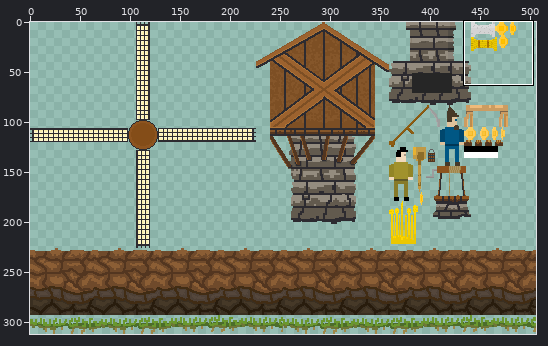
Sprite sheet, stored at assets/images/assets.png. The picture above shows the old version from afar; the outline marks the close-up.
Close-up. The starting point:
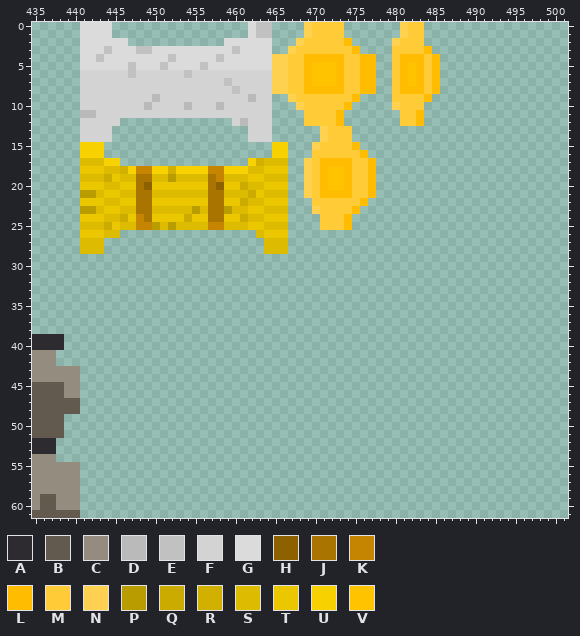
The file is 506x312 pixels. Colours within 5 levels of each other are drawn and written as one. Shown: x 435..501, y 0..61. The commit also changed other parts of the picture, which this record leaves out.
Palette (. is transparent): A #2d2b30  B #625a4e  C #948c7f  D #bababa  E #c1c1c1  F #d3d3d3  G #dbdbdb  H #8e6100  J #a97400  K #c58500  L #ffbc00  M #ffcb36  N #ffd150  P #b99d00  Q #cbab00  R #d1b000  S #dcbb00  T #ebc700  U #f8d100  V #ffc300
Pixels before (only the part around the change), first column x 435:
 0 ......GGGG.................GEE....NMMMM.......NMM..................
 1 ......GGGG.................GEE....NMMMM.......NMM..................
 2 ......GGGGGG............GGGGGG...NMMMMML.....NMMM..................
 3 ......GGGEGGGEEGGGGGGGGGGEGGGG..NMMMMMMML....MMMML.................
 4 ......GGEGGGGGGGGEGGGGGEGGGGGGNNMMLLLLLMMLL..MLLLML................
 5 ......GGGGGGEGGGEGGGGEGGGGGGGGNNMMLVVVLMMLL..MLVLML................
 6 ......FFFFFFEFFFFFFEFFFFFFFFFFNNMMLVVVLMMLL..MLVLML................
 7 ......FFFFFFFFFFFFFFFFFFEFFFFFNNMMLVVVLMMLL..MLVLML................
 8 ......FFFFFFFFFFFFFFFFFFFEFFFFNNMMLLLLLMMLL..MLLLML................
 9 ......FFFFFFFFFDFFFFFFFFFFFDFF..NMMMMMMML....MMMML.................
10 ......FFFFFFFFDFFFFDFFFDFFFFFF...NMMMMML.....NMMM..................
11 ......DDFFFFFFFFFFFFFFFFFFFFFF....MMMML.......MML..................
12 ......FFFFF..............FDFFF....MMMML.......MML..................
13 ......FFFF.................FFF......NMMM...........................
14 ......FFFF.................FFF......NMMM...........................
15 ......UUU.....................UU...NMMMML..........................
16 ......UUU.....................UU...MMMMMML.........................
17 ......SSSUU................URSSS..NMLLLLMML........................
18 ......TTTSSRUKKUURUUUUKKUUUSSTTT..NMLVVLMML........................
19 ......SSSQTSSJJSSPSSSSJKSSSTTSSS..NMLVVLMML........................
20 ......TTTSSTTJHTTTTTTTJHTTQSSTTT..NMLVVLMML........................
21 ......PPSTTSSJJSSSSSSSJJSSSQTSSS..NMLLLLMML........................
22 ......TTTSSTTJJTTTTTTTJJTTQSSTTT...MMMMMML.........................
23 ......PPSTTSSJJSSSSSPSJJPSSTTSSS...NMMMML..........................
24 ......TTTSSQTKJTTTTQTTJJTTQSSTTT....MMML...........................
25 ......SSSQTSSKKPSPSSSSKKSSSTTSSS....MMML...........................
26 ......TTTSS.................STTT...................................
27 ......SSS....................SSS...................................
28 ......SSS....................SSS...................................
29 ...................................................................
30 ...................................................................
31 ...................................................................
32 ...................................................................
33 ...................................................................
34 ...................................................................
35 ...................................................................
36 ...................................................................
37 ...................................................................
38 ...................................................................
39 AAAA...............................................................
40 AAAA...............................................................
41 CCC................................................................
42 CCC................................................................
43 CCCCCC.............................................................
44 CCCCCC.............................................................
45 BBBBCC.............................................................
46 BBBBCC.............................................................
47 BBBBBB.............................................................
48 BBBBBB.............................................................
49 BBBB...............................................................
50 BBBB...............................................................
51 BBBB...............................................................
52 AAA................................................................
53 AAA................................................................
54 CCC................................................................
55 CCCCCC.............................................................
56 CCCCCC.............................................................
57 CCCCCC.............................................................
58 CCCCCC.............................................................
59 CBBCCC.............................................................
60 CBBCCC.............................................................
61 BBBBBB.............................................................
The same view after the edit:
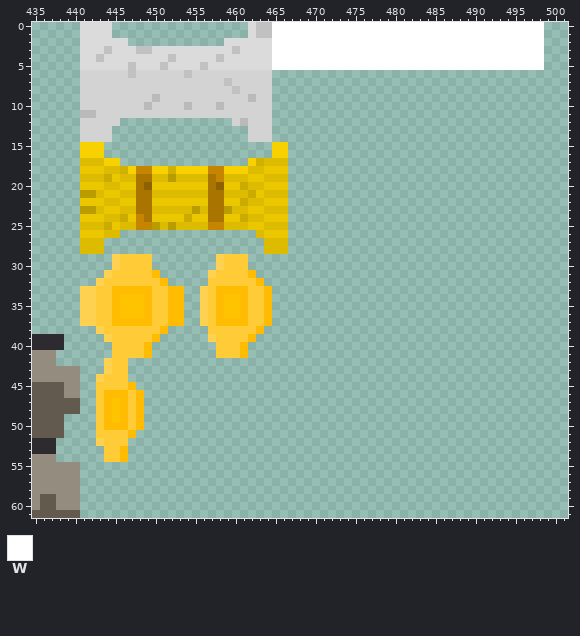
Colours new in this view: W #ffffff
Diff:
y 0..1: x 465..498 ....NMMMM.......NMM............... -> WWWWWWWWWWWWWWWWWWWWWWWWWWWWWWWWWW
y 2: x 465..498 ...NMMMMML.....NMMM............... -> WWWWWWWWWWWWWWWWWWWWWWWWWWWWWWWWWW
y 3: x 465..498 ..NMMMMMMML....MMMML.............. -> WWWWWWWWWWWWWWWWWWWWWWWWWWWWWWWWWW
y 4: x 465..498 NNMMLLLLLMMLL..MLLLML............. -> WWWWWWWWWWWWWWWWWWWWWWWWWWWWWWWWWW
y 5: x 465..498 NNMMLVVVLMMLL..MLVLML............. -> WWWWWWWWWWWWWWWWWWWWWWWWWWWWWWWWWW
y 6..7: x 465..477 NNMMLVVVLMMLL -> .............; x 480..485 MLVLML -> ......
y 8: x 465..477 NNMMLLLLLMMLL -> .............; x 480..485 MLLLML -> ......
y 9: x 467..475 NMMMMMMML -> .........; x 480..484 MMMML -> .....
y 10: x 468..474 NMMMMML -> .......; x 480..483 NMMM -> ....
y 11..12: x 469..473 MMMML -> .....; x 481..483 MML -> ...
y 13..14: x 471..474 NMMM -> ....
y 15: x 470..475 NMMMML -> ......
y 16: x 470..476 MMMMMML -> .......
y 17: x 469..477 NMLLLLMML -> .........
y 18..20: x 469..477 NMLVVLMML -> .........
y 21: x 469..477 NMLLLLMML -> .........
y 22: x 470..476 MMMMMML -> .......
y 23: x 470..475 NMMMML -> ......
y 24..25: x 471..474 MMML -> ....
y 29..30: x 445..449 ..... -> NMMMM; x 458..461 .... -> NMMM
y 31: x 444..450 ....... -> NMMMMML; x 457..462 ...... -> NMMMML
y 32: x 443..451 ......... -> NMMMMMMML; x 457..463 ....... -> MMMMMML
y 33: x 441..453 ............. -> NNMMLLLLLMMLL; x 456..464 ......... -> NMLLLLMML
y 34..36: x 441..453 ............. -> NNMMLVVVLMMLL; x 456..464 ......... -> NMLVVLMML
y 37: x 441..453 ............. -> NNMMLLLLLMMLL; x 456..464 ......... -> NMLLLLMML
y 38: x 443..451 ......... -> NMMMMMMML; x 457..463 ....... -> MMMMMML
y 39: x 444..450 ....... -> NMMMMML; x 457..462 ...... -> NMMMML
y 40..41: x 445..449 ..... -> MMMML; x 458..461 .... -> MMML
y 42..43: x 444..446 ... -> NMM
y 44: x 443..446 .... -> NMMM
y 45: x 443..447 ..... -> MMMML
y 46: x 443..448 ...... -> MLLLML
y 47..49: x 443..448 ...... -> MLVLML
y 50: x 443..448 ...... -> MLLLML
y 51: x 443..447 ..... -> MMMML
y 52: x 443..446 .... -> NMMM
y 53..54: x 444..446 ... -> MML
Where, in picture pixels (left, top, right, bottom), the same in both close-ups:
changed: (272, 22, 544, 230)
added: (80, 254, 272, 462)
